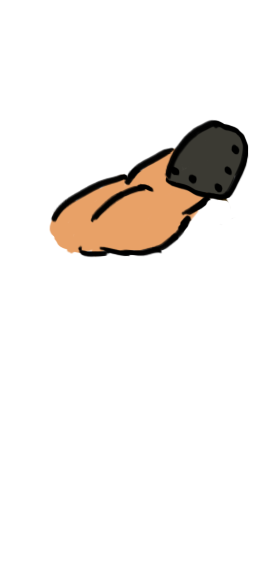
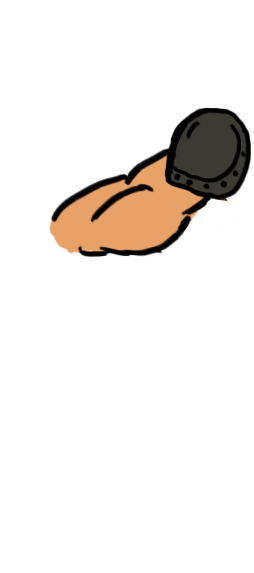
Two versions of the same layered image (254 × 573). Layer-by-layer changes:
painted on "Layer 2" over box(164, 107, 251, 201)
painted on "Layer 3" over box(167, 107, 249, 197)
